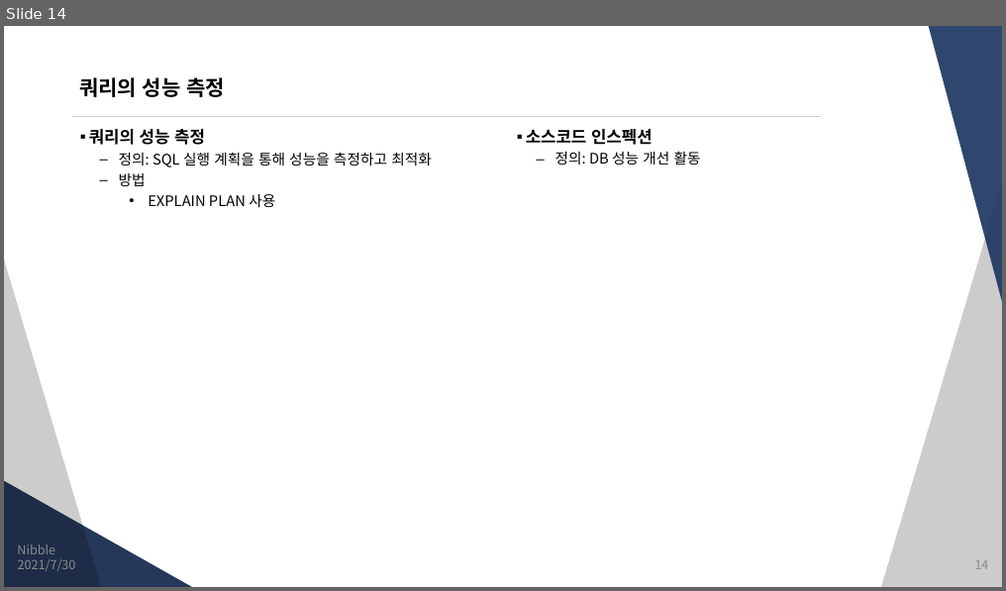
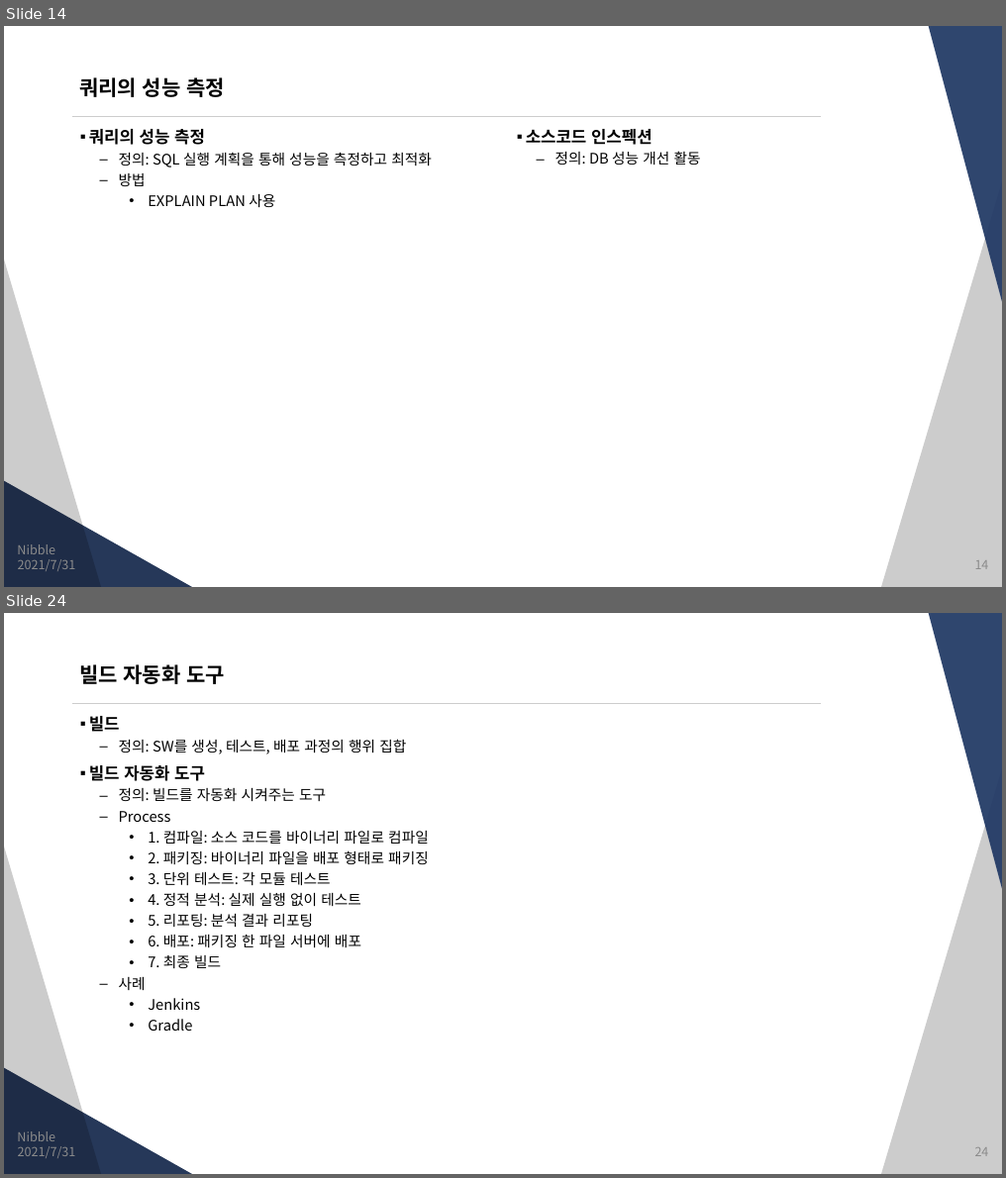
Before and after one commit to JungSangHyeon/2021-TIL, a slide deck: 정보처리기사/2. 소프트웨어 개발.pptx. Shown one above the other, each under a label of ours: slide 14 before the commit, slides 14 and 24 after it; the slides between them are not shown. The pictures are 1006x591 and 1006x1178 pixels, drawn with LibreOffice and Linux fonts; fonts in the diff are those of the drawing. Boxes give left, top, right and bottom in pixels: in the first picture for what was removed or moved away, otherwise in the second. Text is boxed around its words. In the diff, an @@ line names an element or a change of style, - is before the commit and + after.

```diff
--- a/정보처리기사/2. 소프트웨어 개발.pptx
+++ b/정보처리기사/2. 소프트웨어 개발.pptx
@@ slide 24 added at (4, 613, 1002, 1174), background #FFFFFF; not listed: 5 template elements that a slide beside it also shows @@
@@ title added at (79, 664, 226, 684), 20 pt, text #000000, bold @@
+빌드 자동화 도구
@@ text added at (89, 716, 429, 1031), 14 pt, text #000000 @@
+▪ 빌드
+  – 정의: SW를 생성, 테스트, 배포 과정의 행위 집합
+▪ 빌드 자동화 도구
+  – 정의: 빌드를 자동화 시켜주는 도구
+  – Process
+    • 1. 컴파일: 소스 코드를 바이너리 파일로 컴파일
+    • 2. 패키징: 바이너리 파일을 배포 형태로 패키징
+    • 3. 단위 테스트: 각 모듈 테스트
+    • 4. 정적 분석: 실제 실행 없이 테스트
+    • 5. 리포팅: 분석 결과 리포팅
+    • 6. 배포: 패키징 한 파일 서버에 배포
+    • 7. 최종 빌드
+  – 사례
+    • Jenkins
+    • Gradle
@@ text added at (17, 1132, 55, 1142), 12 pt, text #8C8C8C @@
+Nibble
@@ text added at (18, 1147, 76, 1158), 12 pt, text #8C8C8C @@
+2021/7/31
@@ page number added at (975, 1148, 989, 1157), 12 pt, text #8C8C8C @@
+24
@@ slide 14 changed as well @@
@@ text at (18, 560, 76, 571): text changed @@
-2021/7/30
+2021/7/31
```
Also in this commit, not shown: 12 other slides changed, 9 other slides added.
